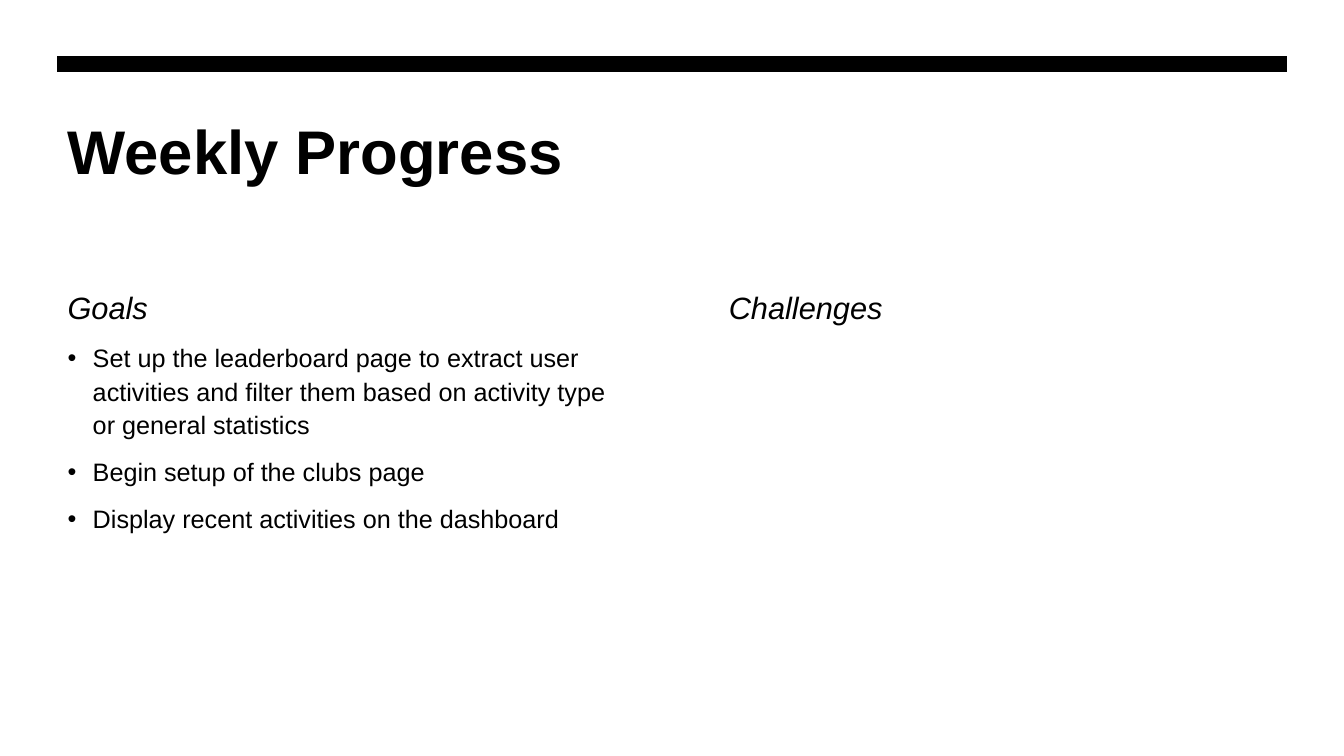
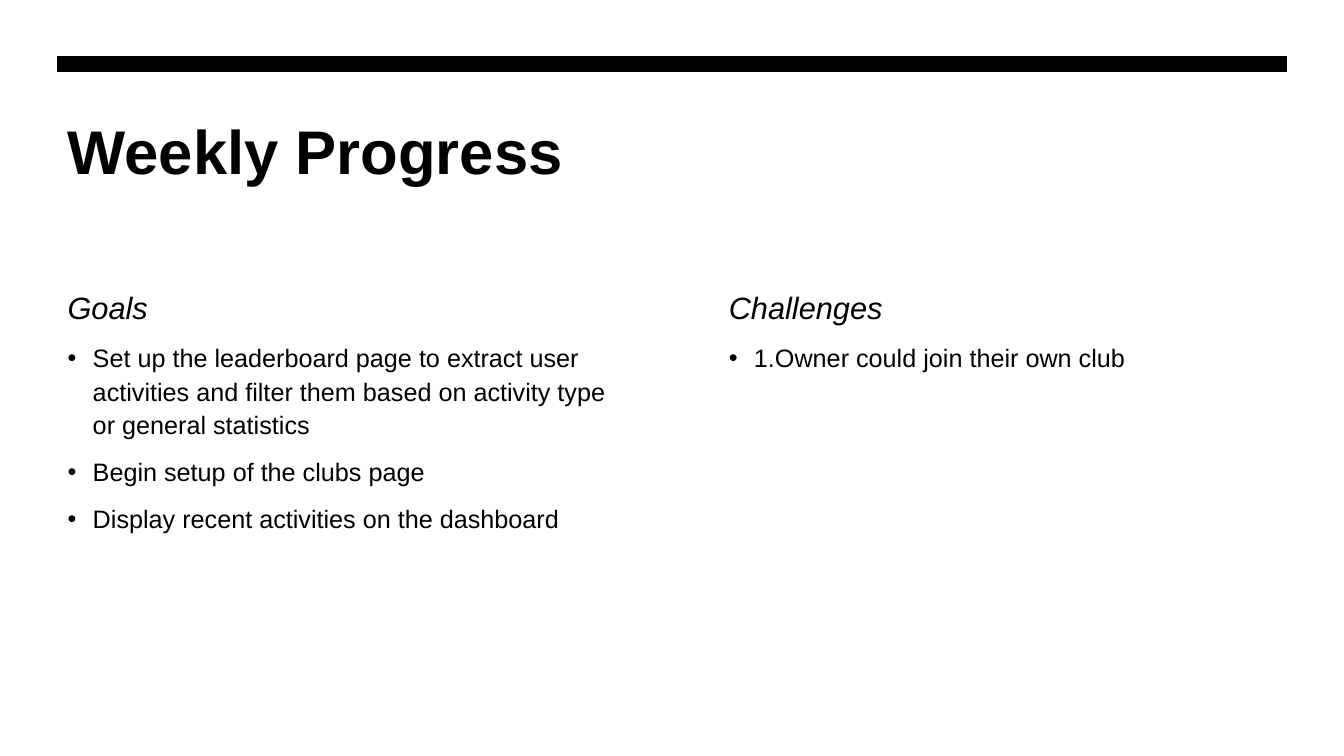
Before and after one commit to jjdeuce06/VulcanActivityTracker, a slide deck: slide 2 of Documentation/Weekly Report/week4/CMSC-4920-Group2-Week4.pptx. Drawn at 1344x756 pixels with LibreOffice and Linux fonts; fonts in the diff are those of the drawing. Boxes give left, top, right and bottom in pixels: in the first picture for what was removed or moved away, otherwise in the second. Text is boxed around its words. In the diff, an @@ line names an element or a change of style, - is before the commit and + after.

```diff
--- a/Documentation/Weekly Report/week4/CMSC-4920-Group2-Week4.pptx
+++ b/Documentation/Weekly Report/week4/CMSC-4920-Group2-Week4.pptx
@@ text added at (754, 348, 1125, 373), 18 pt, text #000000 @@
+• 1.Owner could join their own club
```
Also in this commit, not shown: 1 other file.
